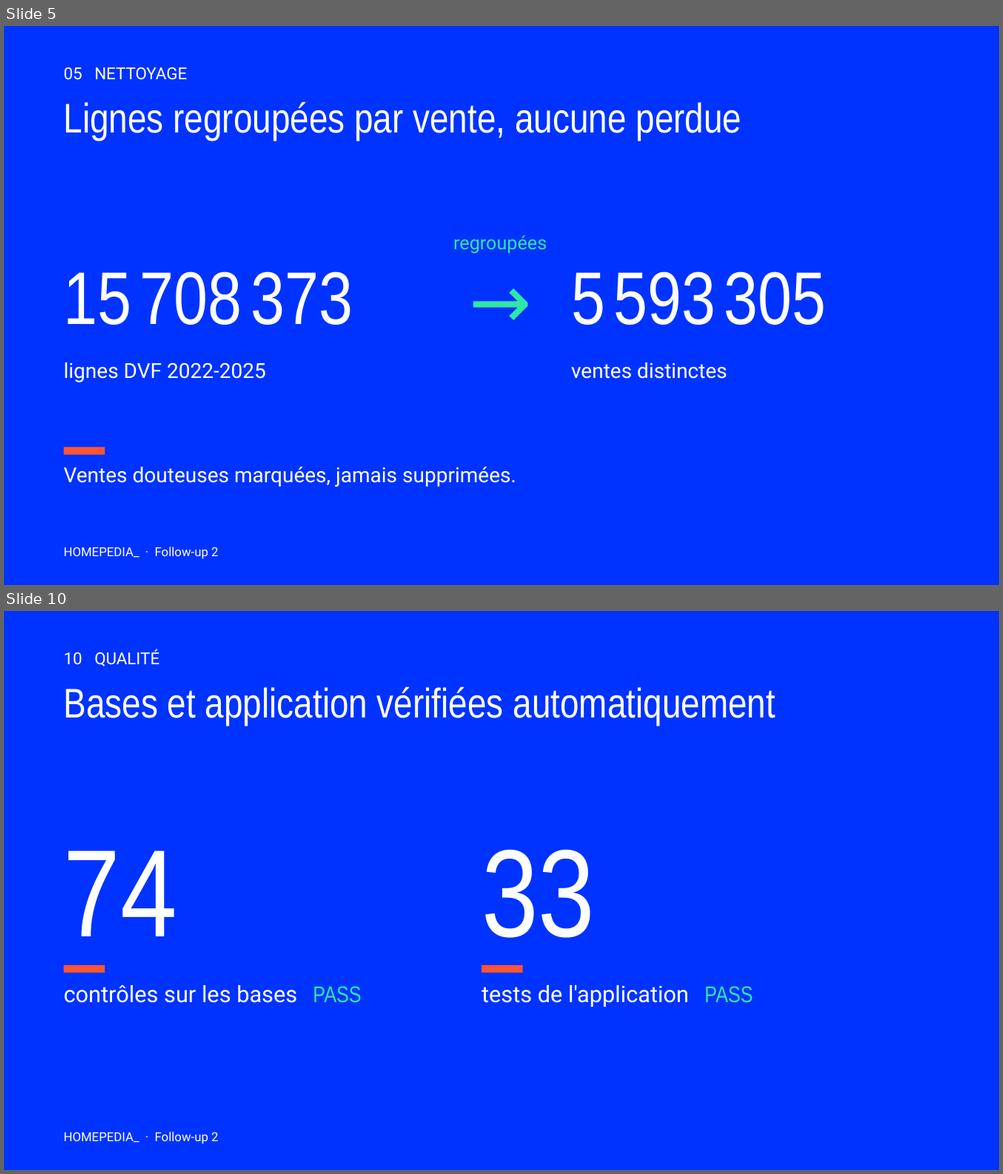
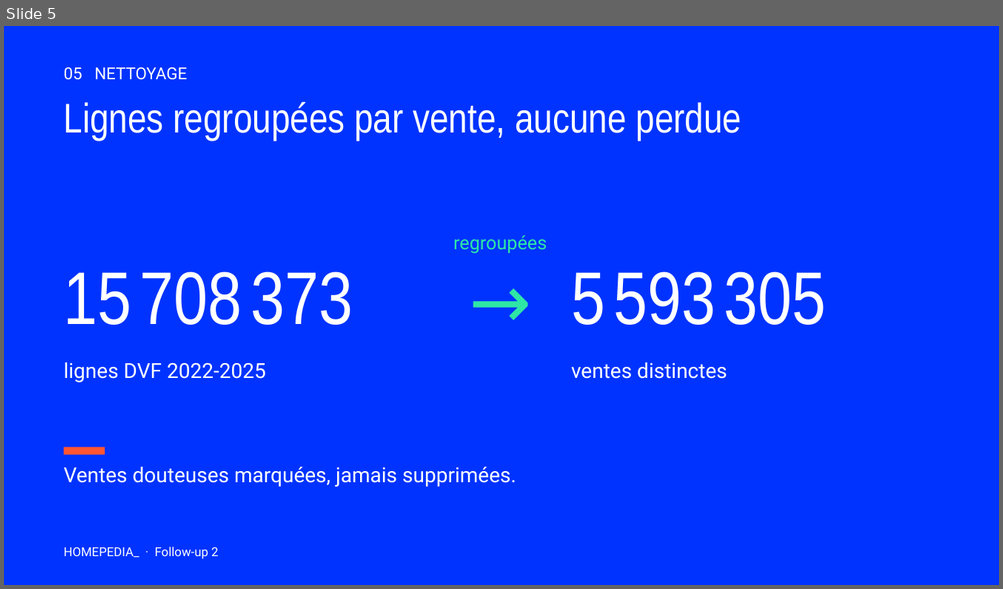
Before and after one commit to NicolasThao/T-DAT-901-Homepedia, a slide deck: docs/followup2/Homepedia_Follow-up_2.pptx. Shown one above the other, each under a label of ours: slides 5 and 10 before the commit, slide 5 after it; the slides between them are not shown. The pictures are 1003x1174 and 1003x589 pixels, drawn with LibreOffice and Linux fonts; fonts in the diff are those of the drawing. Boxes give left, top, right and bottom in pixels: in the first picture for what was removed or moved away, otherwise in the second. Text is boxed around its words. In the diff, an @@ line names an element or a change of style, - is before the commit and + after.

```diff
--- a/docs/followup2/Homepedia_Follow-up_2.pptx
+++ b/docs/followup2/Homepedia_Follow-up_2.pptx
@@ slide 10 removed at (4,611,999,1170), background #0033FF @@
@@ text removed at (64,649,159,667) @@
-10 QUALITÉ
@@ text removed at (64,686,776,725) @@
-Bases et application vérifiées automatiquement
@@ text removed at (64,851,177,937) @@
-74
@@ text removed at (481,849,595,938) @@
-33
@@ rectangle removed at (64,965,105,973) @@
@@ rectangle removed at (481,965,523,973) @@
@@ text removed at (64,985,361,1003) @@
-contrôles sur les bases PASS
@@ text removed at (481,985,752,1008) @@
-tests de l'application PASS
@@ text removed at (64,1132,218,1145) @@
-HOMEPEDIA_ · Follow-up 2
```
Also in this commit, not shown: 9 slides changed, 1 other slide removed, 13 other files.
